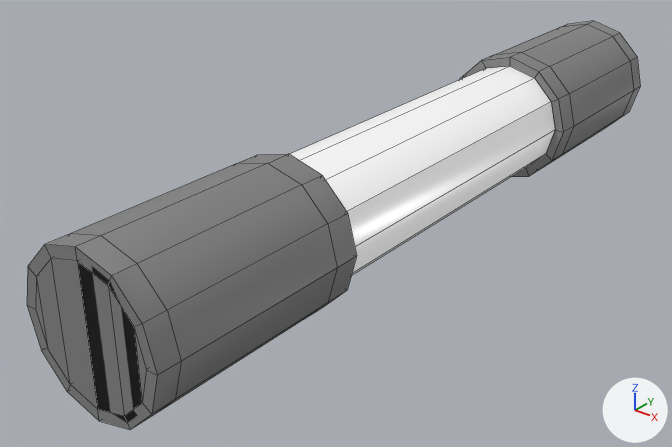
An edit to the FBX model bezpiecznik.fbx, drawn before and after from the same camera.
Camera for both pictures: a 50 mm camera at (27.79, -11.83, 5.82) aimed at (19.2, -1.1, -0.83). The axes (+X, +Y, +Z) are drawn at lower right. The lights are the same throughout. Mesh edges are drawn as thin lines. Vertices at the same position are counted once.

The first picture shows 'bezpiecznik'.
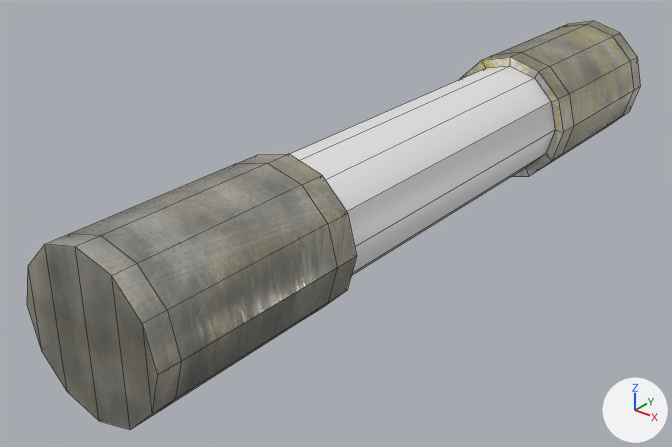
The newer file is also turned or shifted as a whole; pictures and numbers use the older file's frame.

The change, as a diff of the scene's bpy script:
```diff
--- a/bezpiecznik.fbx.py
+++ b/bezpiecznik.fbx.py
@@ img_metalowe_elementy_roughness_png @@
+img_metalowe_elementy_roughness_png = load_image('metalowe elementy_Roughness.png', 'MiedzJamVertex/Assets/Grphics/texture/BEZpiecznik/metalowe elementy_Roughness.png', 2048, 2048, 'Non-Color')
@@ img_metalowe_elementy_base_color_png @@
+img_metalowe_elementy_base_color_png = load_image('metalowe elementy_Base_Color.png', 'MiedzJamVertex/Assets/Grphics/texture/BEZpiecznik/metalowe elementy_Base_Color.png', 2048, 2048, 'sRGB')
@@ img_metalowe_elementy_metallic_png @@
+img_metalowe_elementy_metallic_png = load_image('metalowe elementy_Metallic.png', 'MiedzJamVertex/Assets/Grphics/texture/BEZpiecznik/metalowe elementy_Metallic.png', 2048, 2048, 'Non-Color')
@@ img_metalowe_elementy_normal_directx_png @@
+img_metalowe_elementy_normal_directx_png = load_image('metalowe elementy_Normal_DirectX.png', 'MiedzJamVertex/Assets/Grphics/texture/BEZpiecznik/metalowe elementy_Normal_DirectX.png', 2048, 2048, 'Non-Color')
@@ mat_metalowe_elementy @@
 mat_metalowe_elementy = bpy.data.materials.new('metalowe elementy')
-# nodes: BsdfPrincipled, OutputMaterial
-# colours: grey #858585
+# nodes: BsdfPrincipled, NormalMap, OutputMaterial, TexImage x4
+# uses the picture img_metalowe_elementy_base_color_png
+# uses the picture img_metalowe_elementy_metallic_png
+# uses the picture img_metalowe_elementy_normal_directx_png
+# uses the picture img_metalowe_elementy_roughness_png
@@ mat_plastikowe_szybki @@
+mat_plastikowe_szybki = principled_material('plastikowe_szybki')
+mat_plastikowe_szybki.base_color = (0.8, 0.8, 0.8)  # white #e7e7e7
+mat_plastikowe_szybki.roughness = 0.4
@@ me_cylinder_004 @@
 # used by ob_bezpiecznik; location = (19.89, 0.18, 0.0)
-me_cylinder_004.from_pydata(...)  # 348 vertices, 338 faces; spans x -1.13..1.22, y -6.73..6.37, z -1.17..1.17
+me_cylinder_004.from_pydata(...)  # 276 vertices, 264 faces; spans x -1.13..1.22, y -6.73..6.37, z -1.17..1.17
+# me_cylinder_004 part 1
+# 36 vertices are removed from x -0.95..1.05, y -6.73..-3.61, z -1.0..1.0
+# 43 faces are deleted
+# 6 new faces join them, mat_metalowe_elementy
+# me_cylinder_004 part 2: 252 kept faces spanning x -1.13..1.22, y -6.73..6.37, z -1.17..1.17 get new texture (UV) coordinates
 me_cylinder_004.materials.append(mat_metalowe_elementy)
-me_cylinder_004.materials.append(mat_plasstikowe_szybki)  # white #e7e7e7
+me_cylinder_004.materials.append(mat_plastikowe_szybki)  # white #e7e7e7
```

Pixel boxes (x1, y1, x2, y2) of what changed, in the pictures (672 x 447 px):
'bezpiecznik', surface changed, reshaped (white to grey)
    both: (27, 21, 640, 430)
part 1 of me_cylinder_004, cut back
    both: (27, 244, 157, 430)
part 2 of me_cylinder_004, surface changed (white to grey)
    both: (47, 21, 640, 429)
